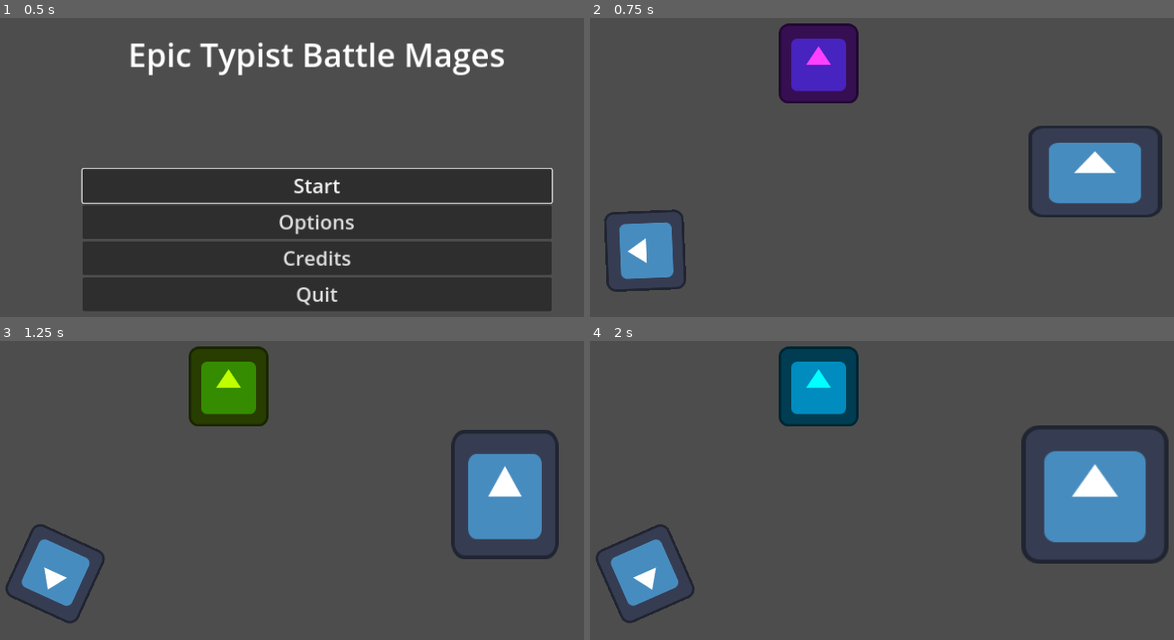
Above: before the commit, frames 1-4 (two rows, left to right).
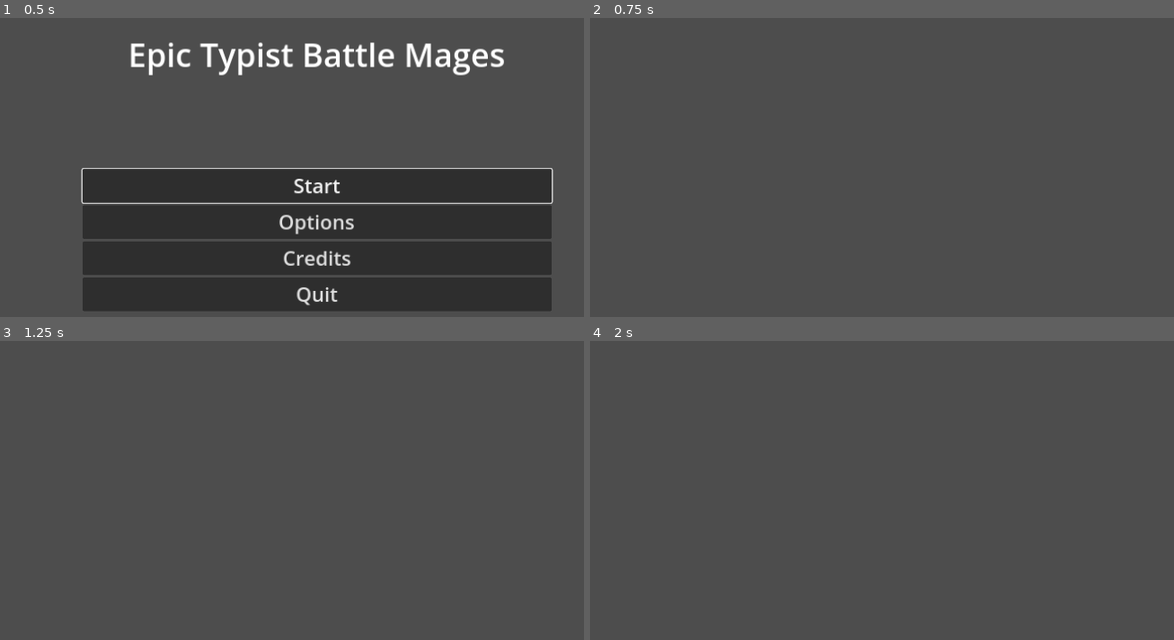
Above: after the commit, the same moments.

Repository: Yngwarr/epic-typist-battle-mages
Game: Godot game, scene res://scenes/MainMenu.tscn
Same seed, same stepped clock (60 frames per second), same inputs: the game is played once before the commit and once after it. The engine's default icon, where the game draws it, is replaced by a stand-in: a white triangle on a blue panel in a dark square.
Inputs:
- Up to frame 1 (0.5 s): no input
- Up to frame 2 (0.75 s): click "Start" at 0.5 s
- Up to frame 3 (1.25 s): no input
- Up to frame 4 (2 s): no input

Frame 1 is identical in both runs. In frame 2, 9.8% of the frame differs, in the area x 2-98%, y 1-92%; in frame 3, 10%; in frame 4, 13%, in the area x 0-100%, y 1-95%.

Commit message:
front: added a SocketClient

Diff:
--- a/frontend/scenes/Game.tscn
+++ b/frontend/scenes/Game.tscn
@@ -6,10 +6,9 @@
 [ext_resource type="Shader" path="res://shaders/blur.gdshader" id="3_tg1ur"]
 [ext_resource type="Script" path="res://src/UI/ShowPopupButton.gd" id="5_k0seo"]
 [ext_resource type="Script" path="res://src/UI/ChangeSceneButton.gd" id="6_2c0ui"]
-[ext_resource type="AudioStream" uid="uid://b2w6q0xx1b6fx" path="res://sfx/bass.wav" id="6_lyifp"]
-[ext_resource type="AudioStream" uid="uid://cd2hwotdnkao1" path="res://sfx/drum.wav" id="7_3ipul"]
 [ext_resource type="Script" path="res://src/Pause.gd" id="8_cpxey"]
 [ext_resource type="Texture2D" uid="uid://bmetb0g61y3bv" path="res://icon.svg" id="8_lyls7"]
+[ext_resource type="Script" path="res://src/SocketClient.gd" id="9_vqlxt"]
 
 [sub_resource type="ShaderMaterial" id="ShaderMaterial_v63bu"]
 shader = ExtResource("3_tg1ur")
@@ -22,91 +21,6 @@
 
 [sub_resource type="LabelSettings" id="LabelSettings_syoim"]
 font_size = 28
-
-[sub_resource type="Animation" id="Animation_s7kd2"]
-length = 0.001
-tracks/0/type = "value"
-tracks/0/imported = false
-tracks/0/enabled = true
-tracks/0/path = NodePath("Icon:modulate")
-tracks/0/interp = 1
-tracks/0/loop_wrap = true
-tracks/0/keys = {
-"times": PackedFloat32Array(0),
-"transitions": PackedFloat32Array(1),
-"update": 0,
-"values": [Color(1, 1, 1, 1)]
-}
-tracks/1/type = "value"
-tracks/1/imported = false
-tracks/1/enabled = true
-tracks/1/path = NodePath("Icon2:rotation")
-tracks/1/interp = 1
-tracks/1/loop_wrap = true
-tracks/1/keys = {
-"times": PackedFloat32Array(0),
-"transitions": PackedFloat32Array(1),
-"update": 0,
-"values": [0.0]
-}
-tracks/2/type = "value"
-tracks/2/imported = false
-tracks/2/enabled = true
-tracks/2/path = NodePath("Icon3:scale")
-tracks/2/interp = 1
-tracks/2/loop_wrap = true
-tracks/2/keys = {
-"times": PackedFloat32Array(0),
-"transitions": PackedFloat32Array(1),
-"update": 0,
-"values": [Vector2(1, 1)]
-}
-
-[sub_resource type="Animation" id="Animation_nmfpk"]
-resource_name = "loop"
-loop_mode = 1
-tracks/0/type = "value"
-tracks/0/imported = false
-tracks/0/enabled = true
-tracks/0/path = NodePath("Icon:modulate")
-tracks/0/interp = 1
-tracks/0/loop_wrap = true
-tracks/0/keys = {
-"times": PackedFloat32Array(0, 0.2, 0.4, 0.6, 0.8, 1),
-"transitions": PackedFloat32Array(1, 1, 1, 1, 1, 1),
-"update": 0,
-"values": [Color(1, 1, 1, 1), Color(1, 0, 1, 1), Color(0, 1, 1, 1), Color(1, 1, 0, 1), Color(0, 1, 0, 1), Color(1, 1, 1, 1)]
-}
-tracks/1/type = "value"
-tracks/1/imported = false
-tracks/1/enabled = true
-tracks/1/path = NodePath("Icon2:rotation")
-tracks/1/interp = 2
-tracks/1/loop_wrap = true
-tracks/1/keys = {
-"times": PackedFloat32Array(0, 0.5, 1),
-"transitions": PackedFloat32Array(1.56917, 0.482968, 0.615572),
-"update": 0,
-"values": [0.0, 3.34056, 6.28319]
-}
-tracks/2/type = "value"
-tracks/2/imported = false
-tracks/2/enabled = true
-tracks/2/path = NodePath("Icon3:scale")
-tracks/2/interp = 1
-tracks/2/loop_wrap = true
-tracks/2/keys = {
-"times": PackedFloat32Array(0, 0.2, 0.4, 0.6, 0.8, 1),
-"transitions": PackedFloat32Array(1, 1, 1, 1, 1, 1),
-"update": 0,
-"values": [Vector2(1, 1), Vector2(1.901, 1.21), Vector2(1.846, 1.738), Vector2(1.416, 1.777), Vector2(1.115, 1.174), Vector2(1, 1)]
-}
-
-[sub_resource type="AnimationLibrary" id="AnimationLibrary_aiee3"]
-_data = {
-"RESET": SubResource("Animation_s7kd2"),
-"loop": SubResource("Animation_nmfpk")
-}
 
 [node name="Game" type="Node2D" node_paths=PackedStringArray("pause_ctl", "pause_menu")]
 script = ExtResource("1_wmfvw")
@@ -251,29 +165,5 @@
 script = ExtResource("8_cpxey")
 pause_screen = NodePath("../PauseMenu")
 
-[node name="Bass" type="AudioStreamPlayer" parent="."]
-stream = ExtResource("6_lyifp")
-autoplay = true
-bus = &"Music"
-
-[node name="Drum" type="AudioStreamPlayer" parent="."]
-stream = ExtResource("7_3ipul")
-autoplay = true
-bus = &"SFX"
-
-[node name="Icon" type="Sprite2D" parent="."]
-position = Vector2(434, 151)
-texture = ExtResource("8_lyls7")
-
-[node name="Icon2" type="Sprite2D" parent="."]
-position = Vector2(156, 451)
-texture = ExtResource("8_lyls7")
-
-[node name="Icon3" type="Sprite2D" parent="."]
-position = Vector2(877, 324)
-texture = ExtResource("8_lyls7")
-
-[node name="AnimationPlayer" type="AnimationPlayer" parent="."]
-libraries = {
-"": SubResource("AnimationLibrary_aiee3")
-}
+[node name="SocketClient" type="Node" parent="."]
+script = ExtResource("9_vqlxt")
--- a/frontend/src/Game.gd
+++ b/frontend/src/Game.gd
@@ -10,5 +10,3 @@
 func _ready() -> void:
 	pause_menu.modal_open.connect(pause_ctl.drop_next)
 	pause_menu.resume_pressed.connect(pause_ctl.unpause)
-
-	$AnimationPlayer.play("loop")
--- /dev/null
+++ b/frontend/src/SocketClient.gd
@@ -0,0 +1,21 @@
+extends Node
+
+var socket = WebSocketPeer.new()
+
+func _ready() -> void:
+	socket.connect_to_url("wss://example.com")
+
+func _process(_delta: float) -> void:
+	socket.poll()
+	var state := socket.get_ready_state()
+	if state == WebSocketPeer.STATE_OPEN:
+		while socket.get_available_packet_count():
+			print("Packet: ", socket.get_packet())
+	elif state == WebSocketPeer.STATE_CLOSING:
+		# Keep polling to achieve proper close.
+		pass
+	elif state == WebSocketPeer.STATE_CLOSED:
+		var code = socket.get_close_code()
+		var reason = socket.get_close_reason()
+		print("WebSocket closed with code: %d, reason %s. Clean: %s" % [code, reason, code != -1])
+		set_process(false) # Stop processing.
Not shown: 1 places in frontend/scenes/Game.tscn that only renumber resources
